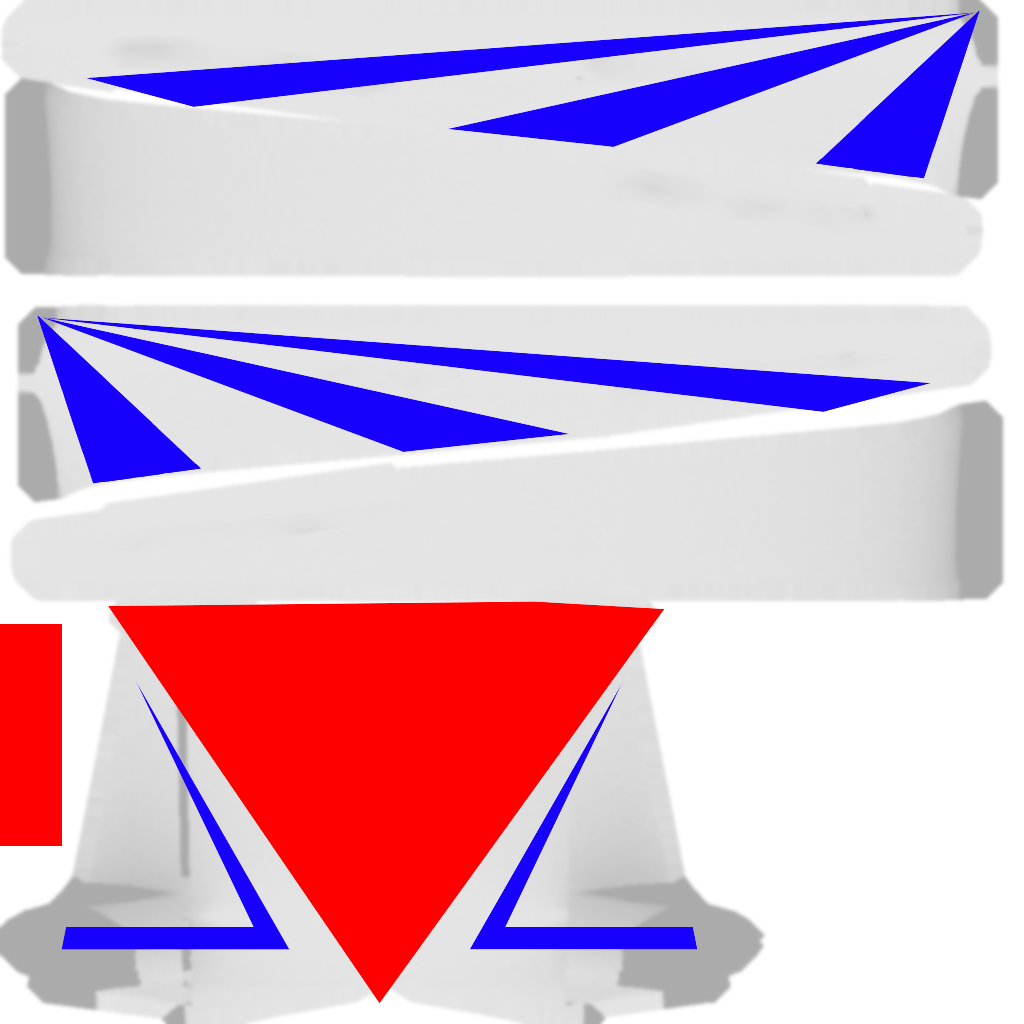
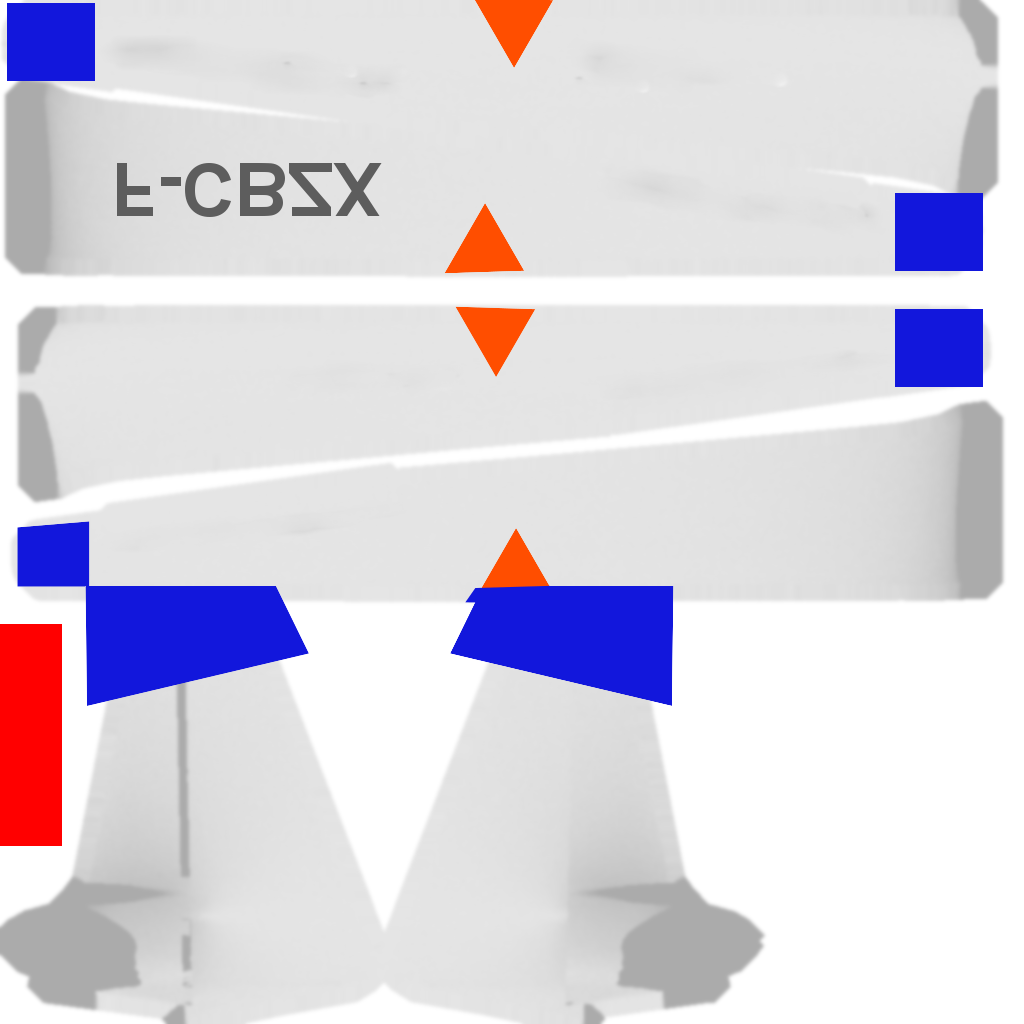
The second 1024x1024 image is a revision of the first. Changes to its layers:
added layer "F-CBZX" above "red-spoiler" over [left=7, top=0, right=983, bottom=706]
hid "D-8626" over [left=37, top=10, right=980, bottom=1004]
